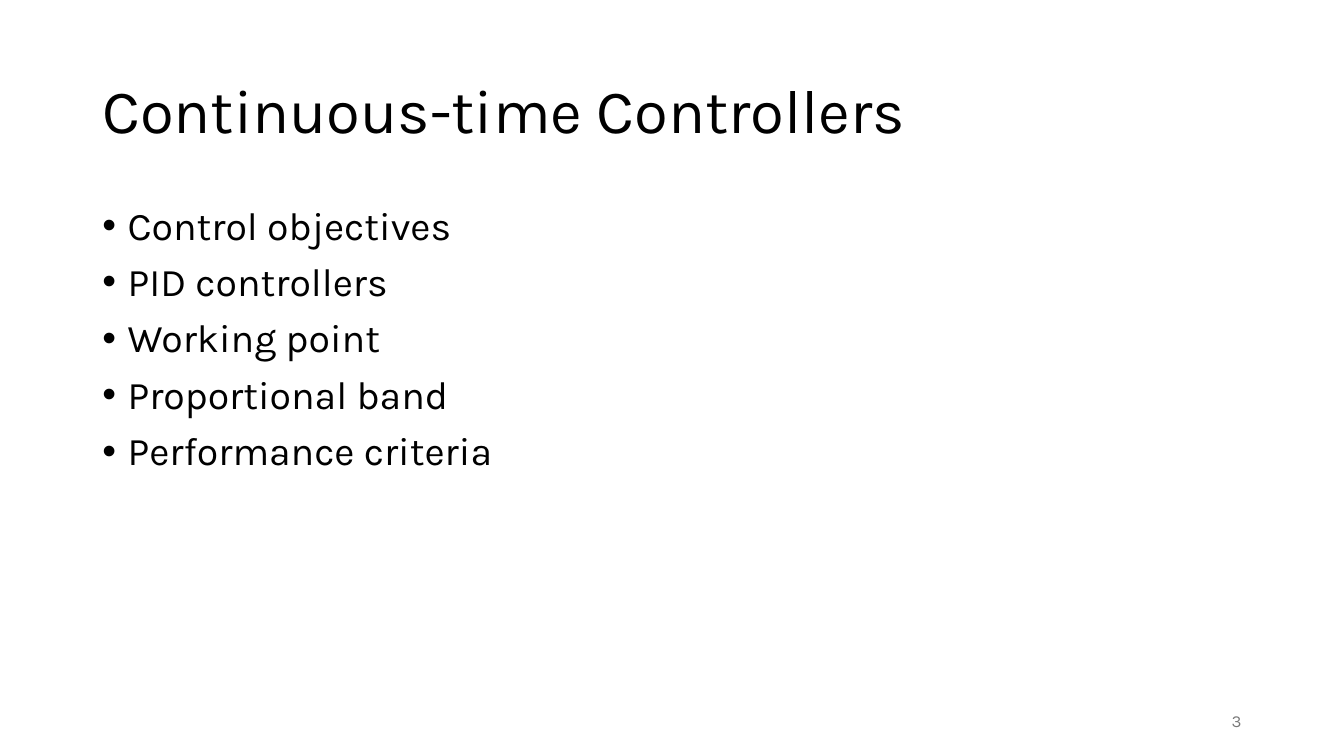
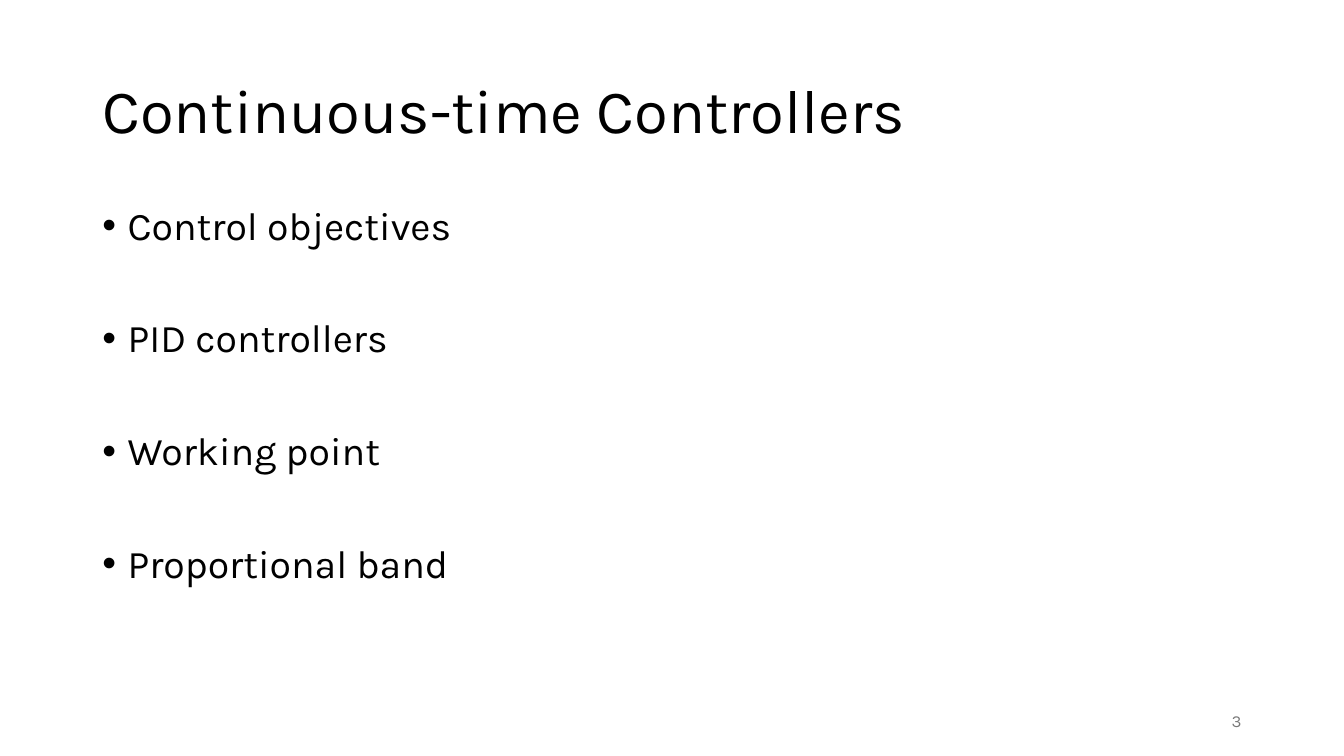
Before and after one commit to FelixWick/control_engineering, a slide deck: slide 3 of slides/2_continuous_controllers.pptx. Drawn at 1344x756 pixels with LibreOffice and Linux fonts; fonts in the diff are those of the drawing. Boxes give left, top, right and bottom in pixels: in the first picture for what was removed or moved away, otherwise in the second. Text is boxed around its words. In the diff, an @@ line names an element or a change of style, - is before the commit and + after.

Commit message:
time-domain control

```diff
--- a/slides/2_continuous_controllers.pptx
+++ b/slides/2_continuous_controllers.pptx
@@ text at [128, 438, 492, 466]: paragraph removed @@
-• Performance criteria
```
Also in this commit, not shown: 6 other slides changed, 4 slides added, 2 slides removed, 3 other files.
